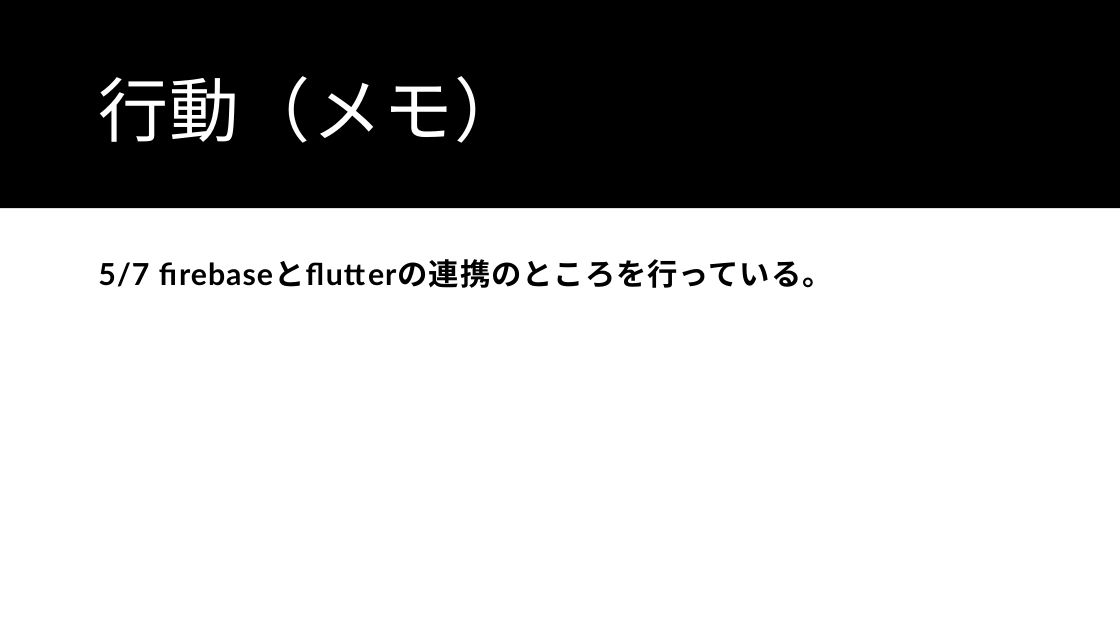
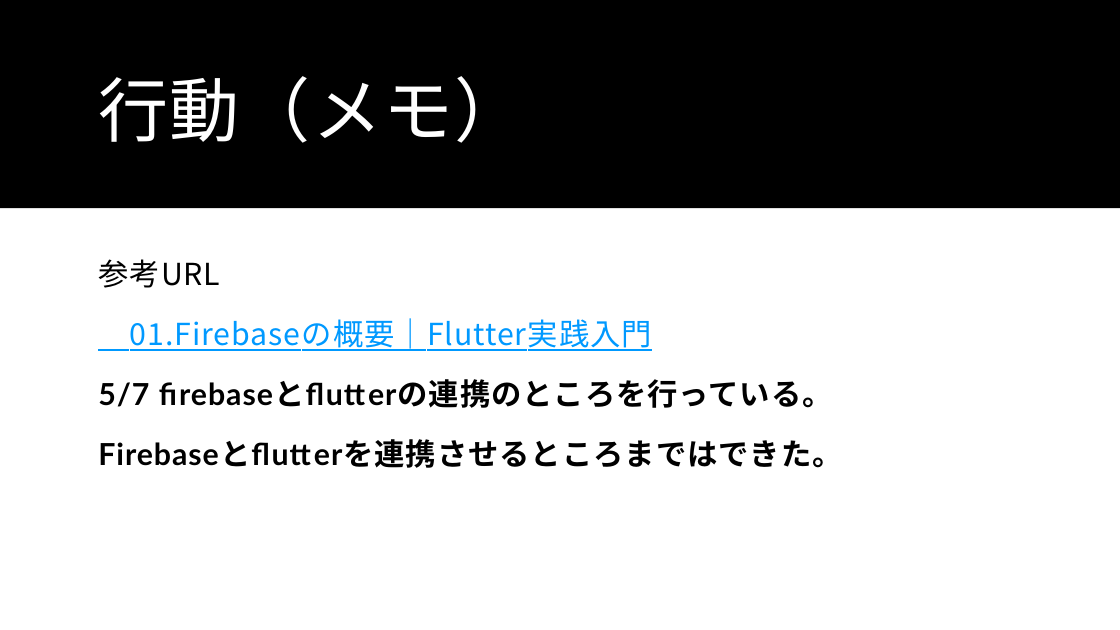
Before and after one commit to Wtnbtkm/flutter_application_1, a slide deck: slide 9 of Flutterの制作仕様書・アイディア（メモ）.pptx (slide 8 before the commit). Drawn at 1120x630 pixels with LibreOffice and Linux fonts; fonts in the diff are those of the drawing. Boxes give left, top, right and bottom in pixels: in the first picture for what was removed or moved away, otherwise in the second. Text is boxed around its words. In the diff, an @@ line names an element or a change of style, - is before the commit and + after.

```diff
--- a/Flutterの制作仕様書・アイディア（メモ）.pptx
+++ b/Flutterの制作仕様書・アイディア（メモ）.pptx
@@ text at (98,259,652,351): paragraphs added @@
+参考URL
+01.Firebaseの概要｜Flutter実践入門
@@ text at (98,439,842,468): paragraph added @@
+Firebaseとflutterを連携させるところまではできた。
```
Also in this commit, not shown: 1 slide added.
